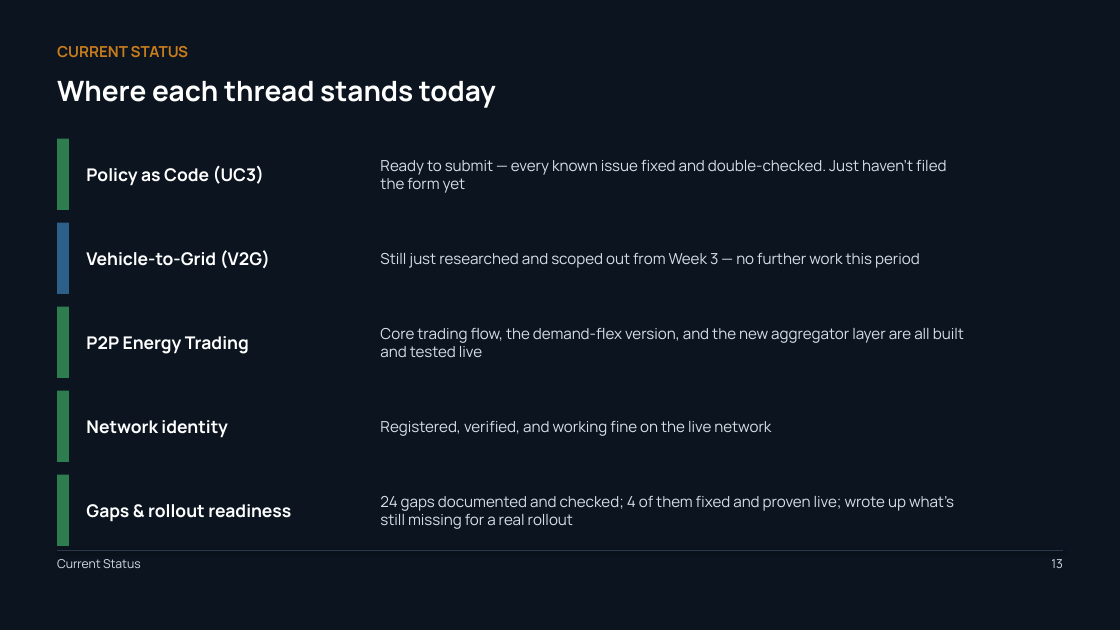
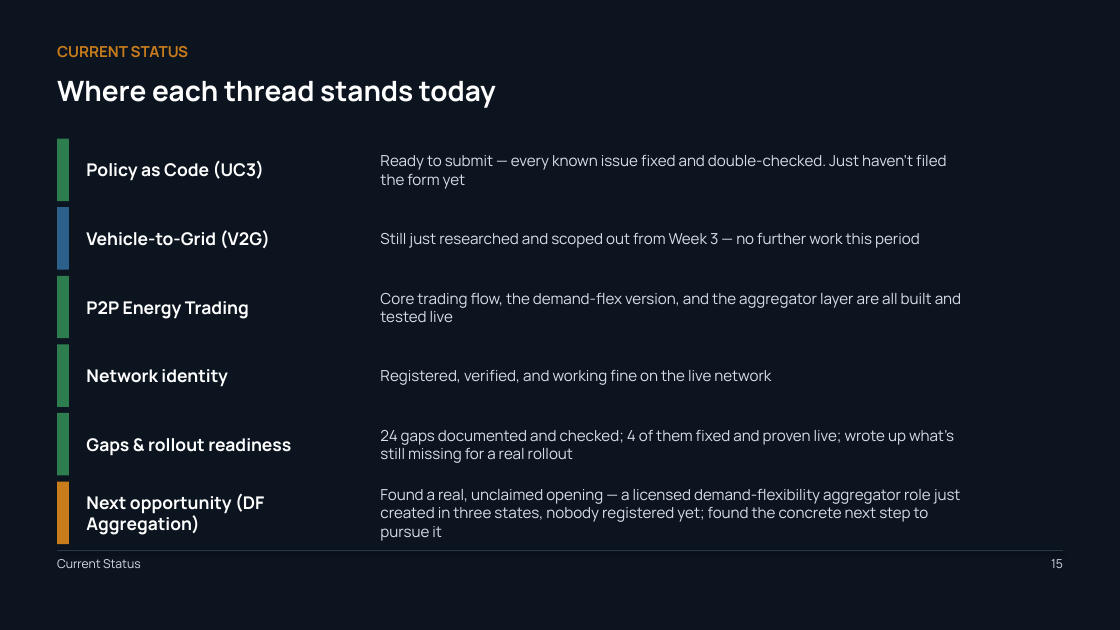
Before and after one commit to Sanjay-dev22/personal-deg, a slide deck: slide 15 of work-record/DEG-IES-Work-Record.pptx (slide 13 before the commit). Drawn at 1120x630 pixels with LibreOffice and Linux fonts; fonts in the diff are those of the drawing. Boxes give left, top, right and bottom in pixels: in the first picture for what was removed or moved away, otherwise in the second. Text is boxed around its words. In the diff, an @@ line names an element or a change of style, - is before the commit and + after.

```diff
--- a/work-record/DEG-IES-Work-Record.pptx
+++ b/work-record/DEG-IES-Work-Record.pptx
@@ rectangle: place and size @@
-rectangle at <box>57,139,69,210</box>
+rectangle at <box>57,139,69,201</box>
@@ text "Policy as Code (UC3)": place and size @@
-text "Policy as Code (UC3)" at <box>86,166,265,186</box>
+text "Policy as Code (UC3)" at <box>86,161,265,181</box>
@@ text "Ready to submit — every ...": place and size @@
-text "Ready to submit — every ..." at <box>380,160,946,193</box>
+text "Ready to submit — every ..." at <box>380,155,946,189</box>
@@ rectangle: place and size @@
-rectangle at <box>57,223,69,294</box>
+rectangle at <box>57,208,69,270</box>
@@ text "Vehicle-to-Grid (V2G)": place and size @@
-text "Vehicle-to-Grid (V2G)" at <box>86,250,270,268</box>
+text "Vehicle-to-Grid (V2G)" at <box>86,230,270,248</box>
@@ text "Still just researched and scoped ...": place and size @@
-text "Still just researched and scoped ..." at <box>380,253,920,268</box>
+text "Still just researched and scoped ..." at <box>380,233,920,248</box>
@@ rectangle: place and size @@
-rectangle at <box>57,307,69,378</box>
+rectangle at <box>57,276,69,338</box>
@@ text "P2P Energy Trading": place and size @@
-text "P2P Energy Trading" at <box>86,336,249,354</box>
+text "P2P Energy Trading" at <box>86,301,249,319</box>
@@ text at <box>380,293,961,322</box>: text changed @@
-Core trading flow, the demand-flex version, and the new aggregator layer are all built and tested live
+Core trading flow, the demand-flex version, and the aggregator layer are all built and tested live
@@ rectangle: place and size @@
-rectangle at <box>57,391,69,462</box>
+rectangle at <box>57,344,69,407</box>
@@ text "Network identity": place and size @@
-text "Network identity" at <box>86,420,227,438</box>
+text "Network identity" at <box>86,369,227,387</box>
@@ text "Registered, verified, and working fine ...": place and size @@
-text "Registered, verified, and working fine ..." at <box>380,421,771,436</box>
+text "Registered, verified, and working fine ..." at <box>380,370,771,385</box>
@@ rectangle: place and size @@
-rectangle at <box>57,475,69,546</box>
+rectangle at <box>57,413,69,476</box>
@@ text "Gaps & rollout readiness": place and size @@
-text "Gaps & rollout readiness" at <box>86,504,291,522</box>
+text "Gaps & rollout readiness" at <box>86,438,291,456</box>
@@ text "24 gaps documented and checked; ...": place and size @@
-text "24 gaps documented and checked; ..." at <box>380,496,954,529</box>
+text "24 gaps documented and checked; ..." at <box>380,430,954,463</box>
@@ rectangle added at <box>57,481,69,544</box>, fill #C87C1C @@
@@ text added at <box>86,494,264,535</box>, 15 pt, text #FFFFFF, bold @@
+Next opportunity (DF Aggregation)
@@ text added at <box>380,489,961,541</box>, 13 pt, text #D6DEE6 @@
+Found a real, unclaimed opening — a licensed demand-flexibility aggregator role just created in three states, nobody registered yet; found the concrete next step to pursue it
@@ text at <box>1051,559,1063,568</box>: text changed @@
-13
+15
```
Also in this commit, not shown: 1 other slide changed, 2 slides added.
